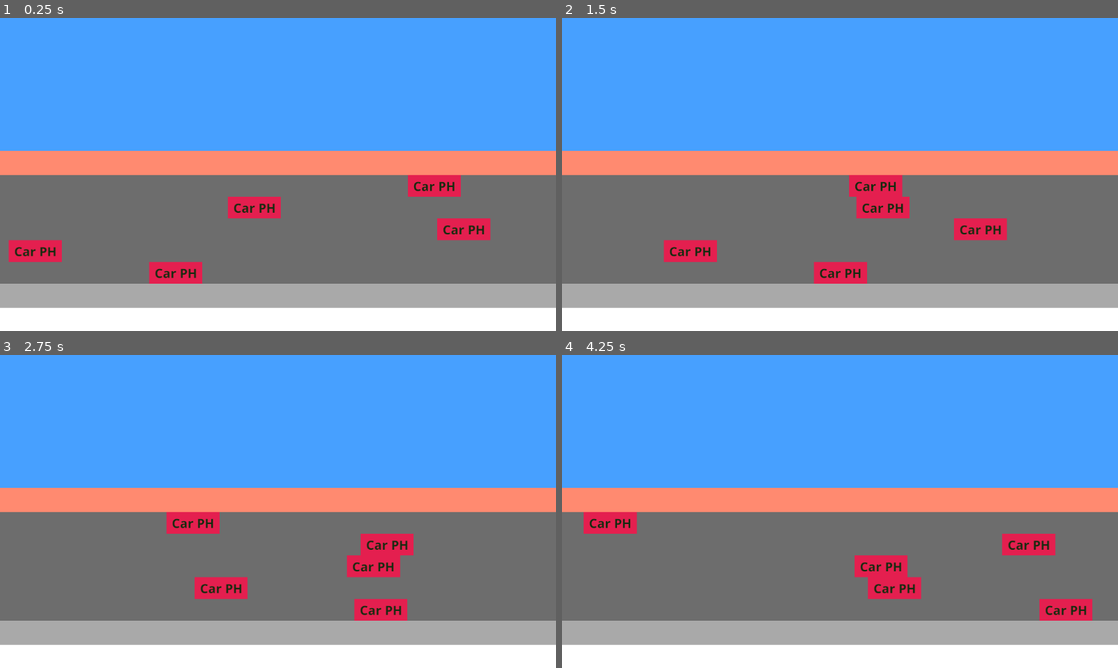
Above: before the commit, frames 1-4 (two rows, left to right).
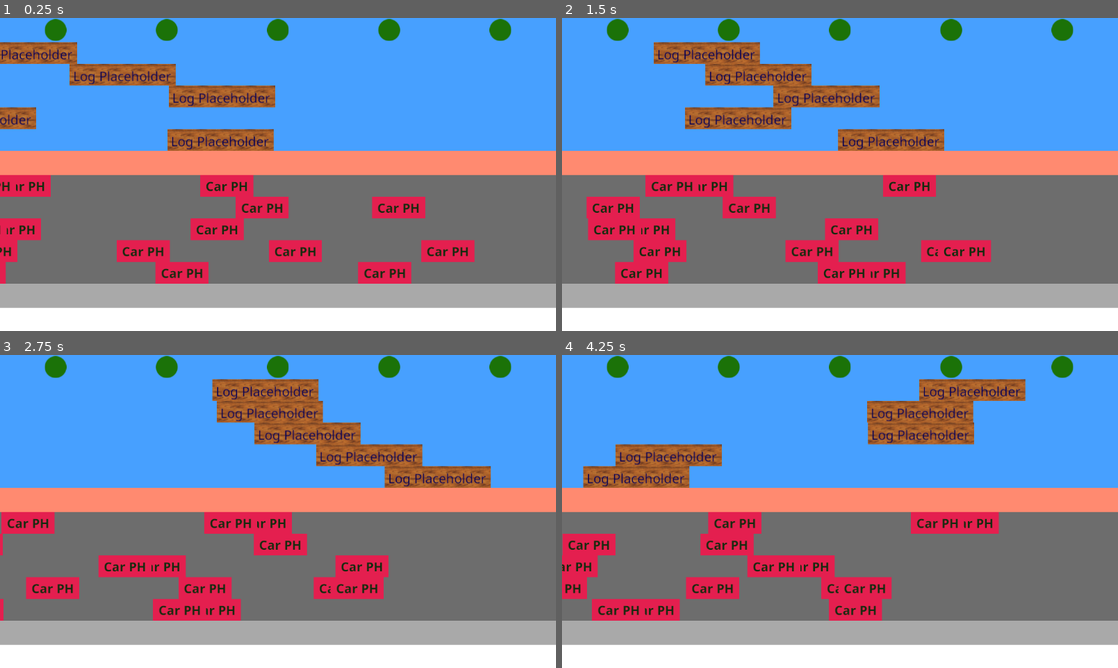
Above: after the commit, the same moments.

Repository: smarthall/20games
Game: Godot game, scene res://road_river_level.tscn
Two runs of this game, one before a commit and one after it. Both use one fixed random seed, a clock stepped at 60 frames per second and the inputs below.
Inputs:
- Up to frame 1 (0.25 s): no input
- Up to frame 2 (1.5 s): no input
- Up to frame 3 (2.75 s): no input
- Up to frame 4 (4.25 s): no input

The runs differ from the first frame. In frame 1, 15% of the frame differs, in the area x 0-92%, y 0-85%; in frame 2, 18%; in frame 3, 17%; in frame 4, 19%, in the area x 0-96%, y 0-85%.

Commit message:
Frogger level construction

Diff:
--- /dev/null
+++ b/frogger/goal.tscn
@@ -0,0 +1,27 @@
+[gd_scene load_steps=4 format=3 uid="uid://c3781xov5dfpa"]
+
+[ext_resource type="Texture2D" uid="uid://3tehtsxj77pj" path="res://assets/lilypad.png" id="1_6k3qi"]
+
+[sub_resource type="SpriteFrames" id="SpriteFrames_0qle8"]
+animations = [{
+"frames": [{
+"duration": 1.0,
+"texture": ExtResource("1_6k3qi")
+}],
+"loop": true,
+"name": &"default",
+"speed": 5.0
+}]
+
+[sub_resource type="CircleShape2D" id="CircleShape2D_6k3qi"]
+radius = 20.0
+
+[node name="Goal" type="Node2D"]
+
+[node name="AnimatedSprite2D" type="AnimatedSprite2D" parent="."]
+sprite_frames = SubResource("SpriteFrames_0qle8")
+
+[node name="StaticBody2D" type="StaticBody2D" parent="."]
+
+[node name="CollisionShape2D" type="CollisionShape2D" parent="StaticBody2D"]
+shape = SubResource("CircleShape2D_6k3qi")
--- a/frogger/obstacle.gd
+++ b/frogger/obstacle.gd
@@ -1,13 +1,43 @@
+@tool
 extends Node2D
 class_name Obstacle
 
-signal off_screen
+signal rewind
 
 @export var config: ObstacleConfig
 
+@onready var _collision_shape: CollisionShape2D = $StaticBody2D/CollisionShape2D
+@onready var _sprite: AnimatedSprite2D = $AnimatedSprite2D
+
+@onready var _half_width: float = config.width / 2
+@onready var _min_x: float = - _half_width
+@onready var _max_x: float = get_viewport().size.x + _half_width
+
+const COLLISION_MARGIN := 10.0
+
+func _ready() -> void:
+	update_objects()
+
 func _process(delta: float) -> void:
+	# If running in the editor, don't process
+	if Engine.is_editor_hint():
+		update_objects()
+		return
+
 	# Update the obstacle's position based on its speed
-	position.x -= config.speed * delta
+	position.x += config.speed * delta
 
-	if position.x < -config.width / 2:
-		off_screen.emit()
+	if config.speed < 0 and position.x < _min_x:
+		position.x = _max_x
+		rewind.emit()
+
+	elif config.speed > 0 and position.x > _max_x:
+		position.x = _min_x
+		rewind.emit()
+
+func update_objects() -> void:
+	if config.animation && _sprite && _sprite.sprite_frames != config.animation:
+		_sprite.sprite_frames = config.animation
+
+	if _collision_shape && _collision_shape.shape.size.x != config.width - COLLISION_MARGIN:
+		_collision_shape.shape.size.x = config.width - COLLISION_MARGIN
--- a/frogger/obstacle.tscn
+++ b/frogger/obstacle.tscn
@@ -2,9 +2,6 @@
 
 [ext_resource type="Script" uid="uid://bv1tvpfffmwof" path="res://obstacle.gd" id="1_sl1jc"]
 [ext_resource type="Texture2D" uid="uid://dged0e0ny22kt" path="res://assets/car_placeholder.png" id="2_aubd6"]
-
-[sub_resource type="RectangleShape2D" id="RectangleShape2D_qcbvg"]
-size = Vector2(100, 35)
 
 [sub_resource type="SpriteFrames" id="SpriteFrames_vcivv"]
 animations = [{
@@ -17,15 +14,19 @@
 "speed": 5.0
 }]
 
+[sub_resource type="RectangleShape2D" id="RectangleShape2D_qcbvg"]
+resource_local_to_scene = true
+size = Vector2(210, 35)
+
 [node name="Obstacle" type="Node2D"]
 script = ExtResource("1_sl1jc")
 metadata/_custom_type_script = "uid://bv1tvpfffmwof"
+
+[node name="AnimatedSprite2D" type="AnimatedSprite2D" parent="."]
+sprite_frames = SubResource("SpriteFrames_vcivv")
+frame_progress = 0.0204428
 
 [node name="StaticBody2D" type="StaticBody2D" parent="."]
 
 [node name="CollisionShape2D" type="CollisionShape2D" parent="StaticBody2D"]
 shape = SubResource("RectangleShape2D_qcbvg")
-
-[node name="AnimatedSprite2D" type="AnimatedSprite2D" parent="."]
-sprite_frames = SubResource("SpriteFrames_vcivv")
-frame_progress = 0.259026
--- /dev/null
+++ b/frogger/obstacle_configs/car_row_1.tres
@@ -0,0 +1,22 @@
+[gd_resource type="Resource" script_class="ObstacleConfig" load_steps=4 format=3 uid="uid://cg5ow8m801nru"]
+
+[ext_resource type="Texture2D" uid="uid://dged0e0ny22kt" path="res://assets/car_placeholder.png" id="1_ckoyr"]
+[ext_resource type="Script" uid="uid://ciprwv1x1g5r3" path="res://assets/obstacle_config.gd" id="1_l6rjq"]
+
+[sub_resource type="SpriteFrames" id="SpriteFrames_8ynw7"]
+animations = [{
+"frames": [{
+"duration": 1.0,
+"texture": ExtResource("1_ckoyr")
+}],
+"loop": true,
+"name": &"default",
+"speed": 5.0
+}]
+
+[resource]
+script = ExtResource("1_l6rjq")
+animation = SubResource("SpriteFrames_8ynw7")
+speed = 200.0
+width = 110.0
+metadata/_custom_type_script = "uid://ciprwv1x1g5r3"
--- /dev/null
+++ b/frogger/obstacle_configs/car_row_2.tres
@@ -0,0 +1,22 @@
+[gd_resource type="Resource" script_class="ObstacleConfig" load_steps=4 format=3 uid="uid://bw4doe2ydpu8y"]
+
+[ext_resource type="Script" uid="uid://ciprwv1x1g5r3" path="res://assets/obstacle_config.gd" id="1_o18mr"]
+[ext_resource type="Texture2D" uid="uid://dged0e0ny22kt" path="res://assets/car_placeholder.png" id="1_srrao"]
+
+[sub_resource type="SpriteFrames" id="SpriteFrames_fv7o2"]
+animations = [{
+"frames": [{
+"duration": 1.0,
+"texture": ExtResource("1_srrao")
+}],
+"loop": true,
+"name": &"default",
+"speed": 5.0
+}]
+
+[resource]
+script = ExtResource("1_o18mr")
+animation = SubResource("SpriteFrames_fv7o2")
+speed = -350.0
+width = 110.0
+metadata/_custom_type_script = "uid://ciprwv1x1g5r3"
--- /dev/null
+++ b/frogger/obstacle_configs/car_row_3.tres
@@ -0,0 +1,22 @@
+[gd_resource type="Resource" script_class="ObstacleConfig" load_steps=4 format=3 uid="uid://5uv7i1lkwk26"]
+
+[ext_resource type="Texture2D" uid="uid://dged0e0ny22kt" path="res://assets/car_placeholder.png" id="1_svpbn"]
+[ext_resource type="Script" uid="uid://ciprwv1x1g5r3" path="res://assets/obstacle_config.gd" id="2_62twl"]
+
+[sub_resource type="SpriteFrames" id="SpriteFrames_j8227"]
+animations = [{
+"frames": [{
+"duration": 1.0,
+"texture": ExtResource("1_svpbn")
+}],
+"loop": true,
+"name": &"default",
+"speed": 5.0
+}]
+
+[resource]
+script = ExtResource("2_62twl")
+animation = SubResource("SpriteFrames_j8227")
+speed = 120.0
+width = 110.0
+metadata/_custom_type_script = "uid://ciprwv1x1g5r3"
--- /dev/null
+++ b/frogger/obstacle_configs/car_row_4.tres
@@ -0,0 +1,22 @@
+[gd_resource type="Resource" script_class="ObstacleConfig" load_steps=4 format=3 uid="uid://ba1kg465jnnno"]
+
+[ext_resource type="Texture2D" uid="uid://dged0e0ny22kt" path="res://assets/car_placeholder.png" id="1_7h1n3"]
+[ext_resource type="Script" uid="uid://ciprwv1x1g5r3" path="res://assets/obstacle_config.gd" id="2_jqvph"]
+
+[sub_resource type="SpriteFrames" id="SpriteFrames_aid7o"]
+animations = [{
+"frames": [{
+"duration": 1.0,
+"texture": ExtResource("1_7h1n3")
+}],
+"loop": true,
+"name": &"default",
+"speed": 5.0
+}]
+
+[resource]
+script = ExtResource("2_jqvph")
+animation = SubResource("SpriteFrames_aid7o")
+speed = -75.0
+width = 110.0
+metadata/_custom_type_script = "uid://ciprwv1x1g5r3"
--- /dev/null
+++ b/frogger/obstacle_configs/car_row_5.tres
@@ -0,0 +1,22 @@
+[gd_resource type="Resource" script_class="ObstacleConfig" load_steps=4 format=3 uid="uid://boamdlwdcg1x5"]
+
+[ext_resource type="Texture2D" uid="uid://dged0e0ny22kt" path="res://assets/car_placeholder.png" id="1_mbkpg"]
+[ext_resource type="Script" uid="uid://ciprwv1x1g5r3" path="res://assets/obstacle_config.gd" id="2_8am7c"]
+
+[sub_resource type="SpriteFrames" id="SpriteFrames_n574q"]
+animations = [{
+"frames": [{
+"duration": 1.0,
+"texture": ExtResource("1_mbkpg")
+}],
+"loop": true,
+"name": &"default",
+"speed": 5.0
+}]
+
+[resource]
+script = ExtResource("2_8am7c")
+animation = SubResource("SpriteFrames_n574q")
+speed = -170.0
+width = 110.0
+metadata/_custom_type_script = "uid://ciprwv1x1g5r3"
--- /dev/null
+++ b/frogger/obstacle_configs/log_row_1.tres
@@ -0,0 +1,22 @@
+[gd_resource type="Resource" script_class="ObstacleConfig" load_steps=4 format=3 uid="uid://c2amqhvksqe7l"]
+
+[ext_resource type="Texture2D" uid="uid://b0tfhwpia2hm4" path="res://assets/log_placeholder.png" id="1_sebxl"]
+[ext_resource type="Script" uid="uid://ciprwv1x1g5r3" path="res://assets/obstacle_config.gd" id="2_d8lt4"]
+
+[sub_resource type="SpriteFrames" id="SpriteFrames_45d7o"]
+animations = [{
+"frames": [{
+"duration": 1.0,
+"texture": ExtResource("1_sebxl")
+}],
+"loop": true,
+"name": &"default",
+"speed": 5.0
+}]
+
+[resource]
+script = ExtResource("2_d8lt4")
+animation = SubResource("SpriteFrames_45d7o")
+speed = 200.0
+width = 220.0
+metadata/_custom_type_script = "uid://ciprwv1x1g5r3"
--- /dev/null
+++ b/frogger/obstacle_configs/log_row_2.tres
@@ -0,0 +1,22 @@
+[gd_resource type="Resource" script_class="ObstacleConfig" load_steps=4 format=3 uid="uid://cbijx2wvgev6a"]
+
+[ext_resource type="Texture2D" uid="uid://b0tfhwpia2hm4" path="res://assets/log_placeholder.png" id="1_cfq0v"]
+[ext_resource type="Script" uid="uid://ciprwv1x1g5r3" path="res://assets/obstacle_config.gd" id="2_4g35h"]
+
+[sub_resource type="SpriteFrames" id="SpriteFrames_45d7o"]
+animations = [{
+"frames": [{
+"duration": 1.0,
+"texture": ExtResource("1_cfq0v")
+}],
+"loop": true,
+"name": &"default",
+"speed": 5.0
+}]
+
+[resource]
+script = ExtResource("2_4g35h")
+animation = SubResource("SpriteFrames_45d7o")
+speed = 122.0
+width = 220.0
+metadata/_custom_type_script = "uid://ciprwv1x1g5r3"
--- /dev/null
+++ b/frogger/obstacle_configs/log_row_3.tres
@@ -0,0 +1,22 @@
+[gd_resource type="Resource" script_class="ObstacleConfig" load_steps=4 format=3 uid="uid://cxjfhvwxyyehi"]
+
+[ext_resource type="Texture2D" uid="uid://b0tfhwpia2hm4" path="res://assets/log_placeholder.png" id="1_w6sft"]
+[ext_resource type="Script" uid="uid://ciprwv1x1g5r3" path="res://assets/obstacle_config.gd" id="2_c5m8l"]
+
+[sub_resource type="SpriteFrames" id="SpriteFrames_45d7o"]
+animations = [{
+"frames": [{
+"duration": 1.0,
+"texture": ExtResource("1_w6sft")
+}],
+"loop": true,
+"name": &"default",
+"speed": 5.0
+}]
+
+[resource]
+script = ExtResource("2_c5m8l")
+animation = SubResource("SpriteFrames_45d7o")
+speed = 71.0
+width = 220.0
+metadata/_custom_type_script = "uid://ciprwv1x1g5r3"
--- /dev/null
+++ b/frogger/obstacle_configs/log_row_4.tres
@@ -0,0 +1,22 @@
+[gd_resource type="Resource" script_class="ObstacleConfig" load_steps=4 format=3 uid="uid://c63en5qtjtngh"]
+
+[ext_resource type="Texture2D" uid="uid://b0tfhwpia2hm4" path="res://assets/log_placeholder.png" id="1_t1r6t"]
+[ext_resource type="Script" uid="uid://ciprwv1x1g5r3" path="res://assets/obstacle_config.gd" id="2_6qkg5"]
+
+[sub_resource type="SpriteFrames" id="SpriteFrames_45d7o"]
+animations = [{
+"frames": [{
+"duration": 1.0,
+"texture": ExtResource("1_t1r6t")
+}],
+"loop": true,
+"name": &"default",
+"speed": 5.0
+}]
+
+[resource]
+script = ExtResource("2_6qkg5")
+animation = SubResource("SpriteFrames_45d7o")
+speed = 320.0
+width = 220.0
+metadata/_custom_type_script = "uid://ciprwv1x1g5r3"
--- /dev/null
+++ b/frogger/obstacle_configs/log_row_5.tres
@@ -0,0 +1,22 @@
+[gd_resource type="Resource" script_class="ObstacleConfig" load_steps=4 format=3 uid="uid://cfawsmbewmk6i"]
+
+[ext_resource type="Texture2D" uid="uid://b0tfhwpia2hm4" path="res://assets/log_placeholder.png" id="1_w3c3c"]
+[ext_resource type="Script" uid="uid://ciprwv1x1g5r3" path="res://assets/obstacle_config.gd" id="2_6ebpc"]
+
+[sub_resource type="SpriteFrames" id="SpriteFrames_45d7o"]
+animations = [{
+"frames": [{
+"duration": 1.0,
+"texture": ExtResource("1_w3c3c")
+}],
+"loop": true,
+"name": &"default",
+"speed": 5.0
+}]
+
+[resource]
+script = ExtResource("2_6ebpc")
+animation = SubResource("SpriteFrames_45d7o")
+speed = 180.0
+width = 220.0
+metadata/_custom_type_script = "uid://ciprwv1x1g5r3"
--- a/frogger/road_river_level.tscn
+++ b/frogger/road_river_level.tscn
@@ -1,38 +1,18 @@
-[gd_scene load_steps=9 format=3 uid="uid://b3wq76g4ylclu"]
+[gd_scene load_steps=14 format=3 uid="uid://b3wq76g4ylclu"]
 
 [ext_resource type="Script" uid="uid://ddbns8oebdyyv" path="res://road_river_level.gd" id="1_cxa6n"]
 [ext_resource type="PackedScene" uid="uid://lpl6rmsbu5t" path="res://obstacle.tscn" id="2_vsm0p"]
-[ext_resource type="Script" uid="uid://ciprwv1x1g5r3" path="res://assets/obstacle_config.gd" id="4_oqwdi"]
-
-[sub_resource type="Resource" id="Resource_6272n"]
-script = ExtResource("4_oqwdi")
-speed = 200.0
-width = 110.0
-metadata/_custom_type_script = "uid://ciprwv1x1g5r3"
-
-[sub_resource type="Resource" id="Resource_phr2k"]
-script = ExtResource("4_oqwdi")
-speed = -110.0
-width = 110.0
-metadata/_custom_type_script = "uid://ciprwv1x1g5r3"
-
-[sub_resource type="Resource" id="Resource_bp3bd"]
-script = ExtResource("4_oqwdi")
-speed = 75.0
-width = 110.0
-metadata/_custom_type_script = "uid://ciprwv1x1g5r3"
-
-[sub_resource type="Resource" id="Resource_oqwdi"]
-script = ExtResource("4_oqwdi")
-speed = -154.0
-width = 110.0
-metadata/_custom_type_script = "uid://ciprwv1x1g5r3"
-
-[sub_resource type="Resource" id="Resource_pk60h"]
-script = ExtResource("4_oqwdi")
-speed = -170.0
-width = 110.0
-metadata/_custom_type_script = "uid://ciprwv1x1g5r3"
+[ext_resource type="Resource" uid="uid://cg5ow8m801nru" path="res://obstacle_configs/car_row_1.tres" id="3_pk60h"]
+[ext_resource type="Resource" uid="uid://bw4doe2ydpu8y" path="res://obstacle_configs/car_row_2.tres" id="4_phr2k"]
+[ext_resource type="Resource" uid="uid://5uv7i1lkwk26" path="res://obstacle_configs/car_row_3.tres" id="5_gjgfy"]
+[ext_resource type="Resource" uid="uid://ba1kg465jnnno" path="res://obstacle_configs/car_row_4.tres" id="6_bfrqa"]
+[ext_resource type="Resource" uid="uid://boamdlwdcg1x5" path="res://obstacle_configs/car_row_5.tres" id="7_fjl6j"]
+[ext_resource type="Resource" uid="uid://c2amqhvksqe7l" path="res://obstacle_configs/log_row_1.tres" id="8_fjl6j"]
+[ext_resource type="Resource" uid="uid://cbijx2wvgev6a" path="res://obstacle_configs/log_row_2.tres" id="9_1ob4c"]
+[ext_resource type="Resource" uid="uid://cxjfhvwxyyehi" path="res://obstacle_configs/log_row_3.tres" id="10_dhvvd"]
+[ext_resource type="Resource" uid="uid://c63en5qtjtngh" path="res://obstacle_configs/log_row_4.tres" id="11_mbykt"]
+[ext_resource type="Resource" uid="uid://cfawsmbewmk6i" path="res://obstacle_configs/log_row_5.tres" id="12_lkled"]
+[ext_resource type="PackedScene" uid="uid://c3781xov5dfpa" path="res://goal.tscn" id="13_1ob4c"]
 
 [node name="RoadRiverLevel" type="Node2D"]
 script = ExtResource("1_cxa6n")
@@ -65,25 +45,65 @@
 offset_bottom = 225.0
 color = Color(0.427493, 0.427493, 0.427493, 1)
 
-[node name="CarRow1" parent="Road" instance=ExtResource("2_vsm0p")]
-position = Vector2(950, 22.5)
-config = SubResource("Resource_6272n")
+[node name="CarRow1Vehicle1" parent="Road" instance=ExtResource("2_vsm0p")]
+position = Vector2(420, 22.5)
+config = ExtResource("3_pk60h")
 
-[node name="CarRow2" parent="Road" instance=ExtResource("2_vsm0p")]
-position = Vector2(500, 67.5)
-config = SubResource("Resource_phr2k")
+[node name="CarRow1Vehicle2" parent="Road" instance=ExtResource("2_vsm0p")]
+position = Vector2(0, 22.5)
+config = ExtResource("3_pk60h")
 
-[node name="CarRow3" parent="Road" instance=ExtResource("2_vsm0p")]
-position = Vector2(980, 112.5)
-config = SubResource("Resource_bp3bd")
+[node name="CarRow1Vehicle3" parent="Road" instance=ExtResource("2_vsm0p")]
+position = Vector2(840, 22.5)
+config = ExtResource("3_pk60h")
 
-[node name="CarRow4" parent="Road" instance=ExtResource("2_vsm0p")]
-position = Vector2(35, 157.5)
-config = SubResource("Resource_oqwdi")
+[node name="CarRow2Vehicle1" parent="Road" instance=ExtResource("2_vsm0p")]
+position = Vector2(631, 67.5)
+config = ExtResource("4_phr2k")
 
-[node name="CarRow5" parent="Road" instance=ExtResource("2_vsm0p")]
-position = Vector2(322, 202.5)
-config = SubResource("Resource_pk60h")
+[node name="CarRow2Vehicle2" parent="Road" instance=ExtResource("2_vsm0p")]
+position = Vector2(0, 67.5)
+config = ExtResource("4_phr2k")
+
+[node name="CarRow3Vehicle1" parent="Road" instance=ExtResource("2_vsm0p")]
+position = Vector2(0, 112.5)
+config = ExtResource("5_gjgfy")
+
+[node name="CarRow3Vehicle2" parent="Road" instance=ExtResource("2_vsm0p")]
+position = Vector2(420, 112.5)
+config = ExtResource("5_gjgfy")
+
+[node name="CarRow3Vehicle3" parent="Road" instance=ExtResource("2_vsm0p")]
+position = Vector2(840, 112.5)
+config = ExtResource("5_gjgfy")
+
+[node name="CarRow4Vehicle1" parent="Road" instance=ExtResource("2_vsm0p")]
+position = Vector2(0, 157.5)
+config = ExtResource("6_bfrqa")
+
+[node name="CarRow4Vehicle2" parent="Road" instance=ExtResource("2_vsm0p")]
+position = Vector2(315.5, 157.5)
+config = ExtResource("6_bfrqa")
+
+[node name="CarRow4Vehicle3" parent="Road" instance=ExtResource("2_vsm0p")]
+position = Vector2(631, 157.5)
+config = ExtResource("6_bfrqa")
+
+[node name="CarRow4Vehicle4" parent="Road" instance=ExtResource("2_vsm0p")]
+position = Vector2(946.5, 157.5)
+config = ExtResource("6_bfrqa")
+
+[node name="CarRow5Vehicle1" parent="Road" instance=ExtResource("2_vsm0p")]
+position = Vector2(0, 202.5)
+config = ExtResource("7_fjl6j")
+
+[node name="CarRow5Vehicle2" parent="Road" instance=ExtResource("2_vsm0p")]
+position = Vector2(420, 202.5)
+config = ExtResource("7_fjl6j")
+
+[node name="CarRow5Vehicle3" parent="Road" instance=ExtResource("2_vsm0p")]
+position = Vector2(840, 202.5)
+config = ExtResource("7_fjl6j")
 
 [node name="Water" type="Node2D" parent="."]
 
@@ -91,6 +111,43 @@
 offset_right = 1152.0
 offset_bottom = 275.0
 color = Color(0.278431, 0.627451, 1, 1)
+
+[node name="LogRow1Log1" parent="Water" instance=ExtResource("2_vsm0p")]
+position = Vector2(0, 73)
+config = ExtResource("8_fjl6j")
+
+[node name="LogRow2Log1" parent="Water" instance=ExtResource("2_vsm0p")]
+position = Vector2(224, 118)
+config = ExtResource("9_1ob4c")
+
+[node name="LogRow3Log1" parent="Water" instance=ExtResource("2_vsm0p")]
+position = Vector2(442, 163)
+config = ExtResource("10_dhvvd")
+
+[node name="LogRow4Log1" parent="Water" instance=ExtResource("2_vsm0p")]
+position = Vector2(973, 208)
+config = ExtResource("11_mbykt")
+
+[node name="LogRow5Log1" parent="Water" instance=ExtResource("2_vsm0p")]
+position = Vector2(412, 253)
+config = ExtResource("12_lkled")
+
+[node name="EndZone" type="Node2D" parent="Water"]
+
+[node name="Goal1" parent="Water/EndZone" instance=ExtResource("13_1ob4c")]
+position = Vector2(115.2, 25)
+
+[node name="Goal2" parent="Water/EndZone" instance=ExtResource("13_1ob4c")]
+position = Vector2(345.6, 25)
+
+[node name="Goal3" parent="Water/EndZone" instance=ExtResource("13_1ob4c")]
+position = Vector2(576, 25)
+
+[node name="Goal4" parent="Water/EndZone" instance=ExtResource("13_1ob4c")]
+position = Vector2(806.4, 25)
+
+[node name="Goal5" parent="Water/EndZone" instance=ExtResource("13_1ob4c")]
+position = Vector2(1036.8, 25)
 
 [node name="StartZone" type="Node2D" parent="."]
 position = Vector2(0, 550)
Binary file added: frogger/assets/lilypad.png
Not shown, added: frogger/assets/lilypad.png.import
Binary file added: frogger/assets/log_placeholder.png
Not shown, added: frogger/assets/log_placeholder.png.import
Not shown, changed: frogger/assets/car_placeholder.xcf
Not shown, added: frogger/assets/lilypad.xcf
Not shown, added: frogger/assets/log_placeholder.xcf
